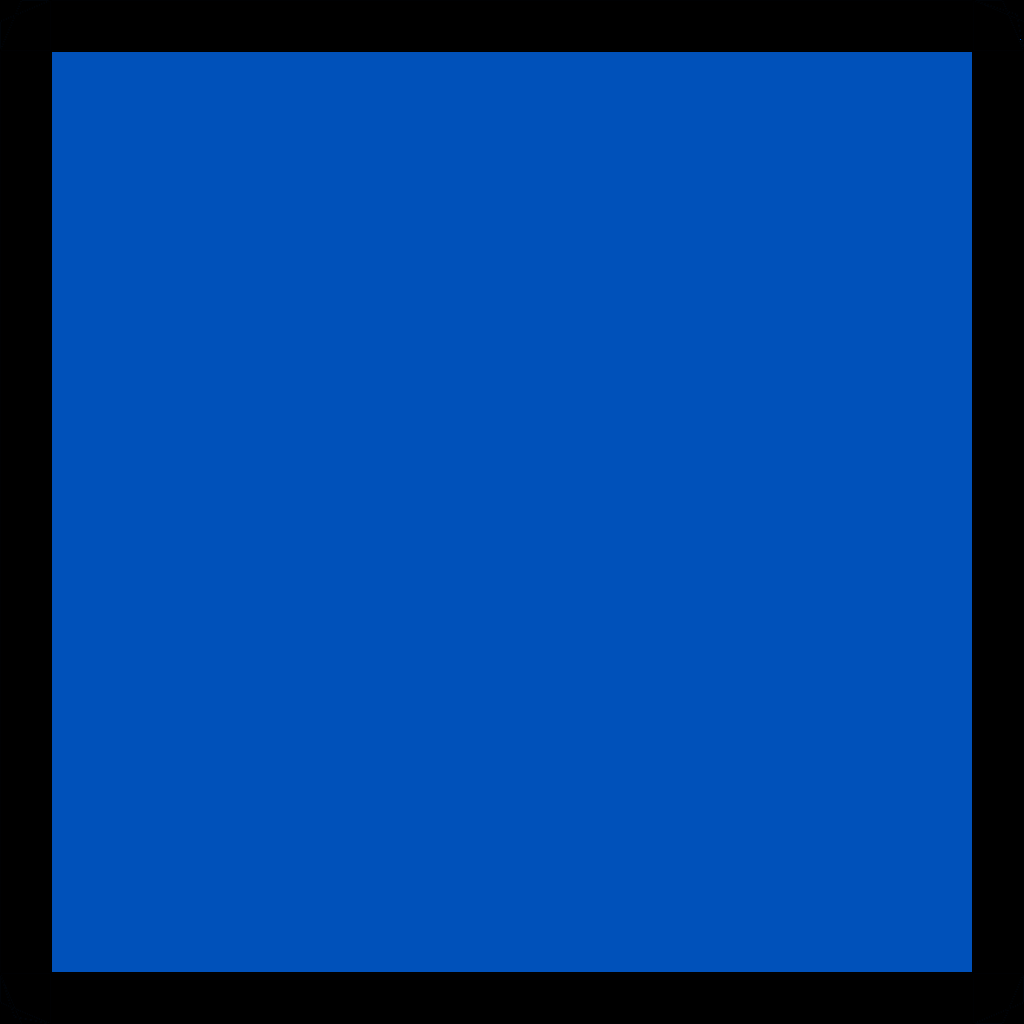
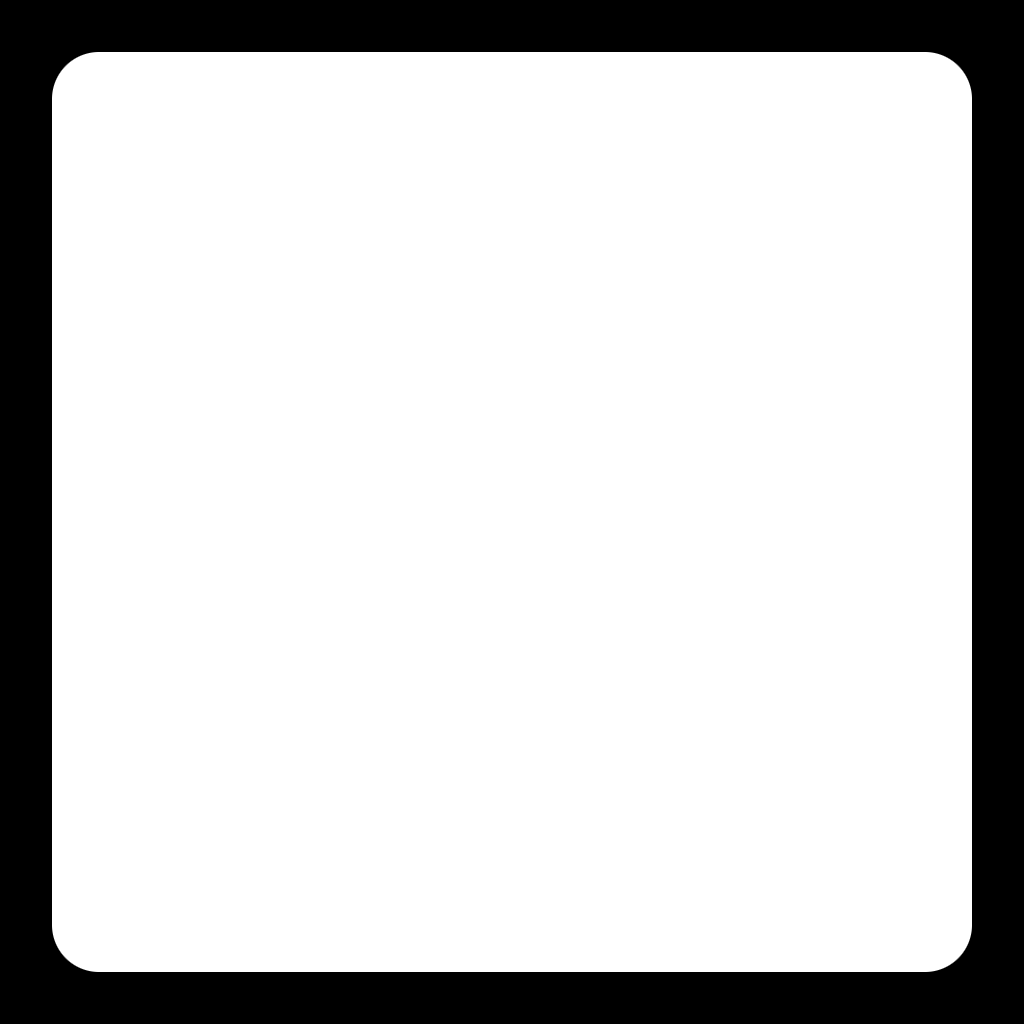
Two versions of the same layered image (1024x1024). Layer-by-layer changes:
painted on "CubieLayout.png" over (x1=0, y1=0, x2=1024, y2=1024)
hid "Blue" over (x1=0, y1=0, x2=1024, y2=1024)
showed "White" over (x1=0, y1=0, x2=1024, y2=1024)
